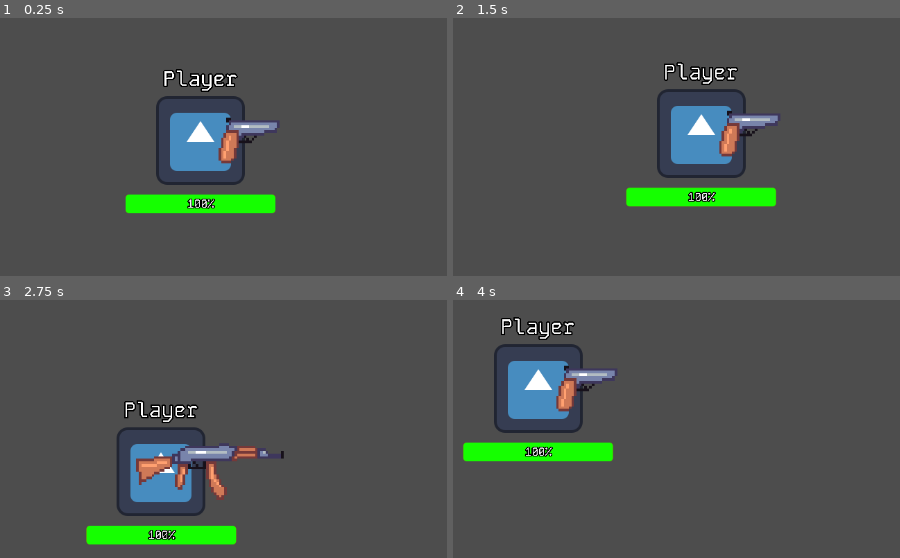
Above: before the commit, frames 1-4 (two rows, left to right).
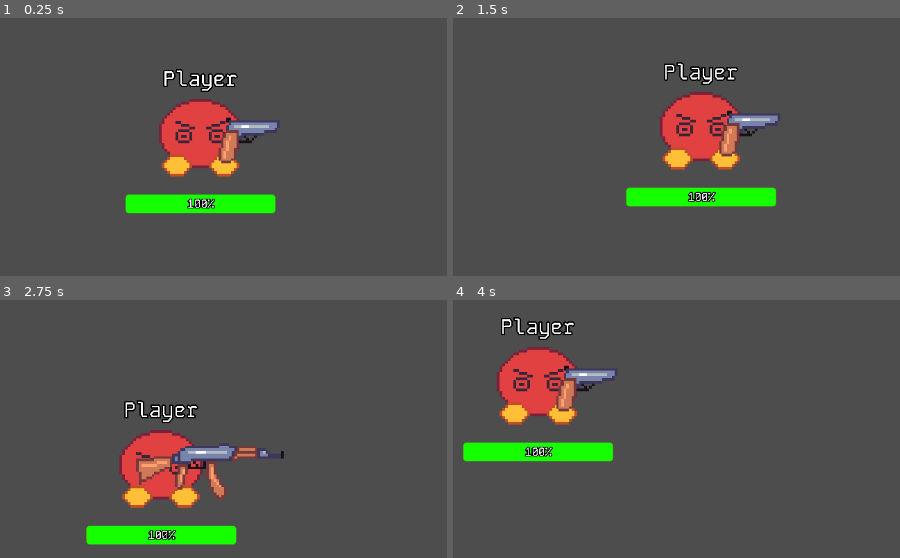
Above: after the commit, the same moments.

Repository: Shuflduf/MultiMurder
Game: Godot game, scene res://scenes/player.tscn
The game is run twice, just before and just after one commit, with the same random seed, the same clock (stepped at 60 frames per second) and the same inputs. This scene is started directly instead of the project's main scene. The engine's default icon, where the game draws it, is replaced by a stand-in: a white triangle on a blue panel in a dark square.
Inputs (mouse positions are in pixels of both pictures, inside the frame that each line leads up to):
- Up to frame 1 (0.25 s): no input
- Up to frame 2 (1.5 s): tap Enter at 0.5 s; move the mouse to (828, 118) at 0.52 s; press the mouse at (828, 118) at 0.53 s; hold D (right) 0.53-1.28 s; move the mouse to (493, 162) at 1.27 s; release the mouse at (493, 162) at 1.28 s; hold S (down) from 1.28 s (still down); tap 1 (switch_1) at 1.35 s
- Up to frame 3 (2.75 s): move the mouse to (281, 323) at 2.02 s; release S (down) at 2.03 s; hold D (right) from 2.03 s (still down); hold 2 (switch_2) from 2.03 s (still down)
- Up to frame 4 (4 s): move the mouse to (613, 511) at 2.77 s; release D (right) at 2.78 s; release 2 (switch_2) at 2.78 s; hold W (up) 2.78-3.53 s; click (613, 511) at 2.85 s; move the mouse to (891, 490) at 3.52 s; hold A (left) from 3.53 s (still down); hold 1 (switch_1) from 3.53 s (still down)

The runs differ from the first frame. In frame 1, 4.9% of the frame differs, in the area x 34-55%, y 30-65%; in frame 2, 4.8%; in frame 3, 4.3%; in frame 4, 4.8%.

Commit message:
avatar bases

Diff:
--- /dev/null
+++ b/scenes/avatar_base.tscn
@@ -0,0 +1,10 @@
+[gd_scene format=3 uid="uid://clu87500k60uq"]
+
+[node name="Body" type="Sprite2D"]
+scale = Vector2(4, 4)
+
+[node name="Face" type="Sprite2D" parent="."]
+
+[node name="FootLeft" type="Sprite2D" parent="."]
+
+[node name="FootRight" type="Sprite2D" parent="."]
--- /dev/null
+++ b/scenes/blue_avatar.tscn
@@ -0,0 +1,19 @@
+[gd_scene load_steps=6 format=3 uid="uid://dc0r73ngv2mq3"]
+
+[ext_resource type="PackedScene" uid="uid://clu87500k60uq" path="res://scenes/avatar_base.tscn" id="1_l01rw"]
+[ext_resource type="Texture2D" uid="uid://y2y4fu1f20x7" path="res://assets/sprites/player/blue/b_player_body.png" id="2_xpbub"]
+[ext_resource type="Texture2D" uid="uid://cxhjxv54wpdbx" path="res://assets/sprites/player/blue/b_player_face.png" id="3_343sf"]
+[ext_resource type="Texture2D" uid="uid://bxxf062j2enqu" path="res://assets/sprites/player/blue/b_player_foot_l.png" id="4_fvapd"]
+[ext_resource type="Texture2D" uid="uid://c3rvkuh47dnml" path="res://assets/sprites/player/blue/b_player_foot_r.png" id="5_2jtvv"]
+
+[node name="Blue" instance=ExtResource("1_l01rw")]
+texture = ExtResource("2_xpbub")
+
+[node name="Face" parent="." index="0"]
+texture = ExtResource("3_343sf")
+
+[node name="FootLeft" parent="." index="1"]
+texture = ExtResource("4_fvapd")
+
+[node name="FootRight" parent="." index="2"]
+texture = ExtResource("5_2jtvv")
--- a/scenes/player.tscn
+++ b/scenes/player.tscn
@@ -1,9 +1,9 @@
 [gd_scene load_steps=13 format=3 uid="uid://b3kndvg1opr6m"]
 
 [ext_resource type="Script" path="res://scripts/player.gd" id="1_2vvyq"]
-[ext_resource type="Texture2D" uid="uid://cepqbljkg6yn7" path="res://icon.svg" id="1_6em2n"]
 [ext_resource type="Script" path="res://scripts/move_c.gd" id="2_2ophi"]
 [ext_resource type="PackedScene" uid="uid://bj2ddbtirkem" path="res://scenes/guns/revolver.tscn" id="4_jhe37"]
+[ext_resource type="PackedScene" uid="uid://dtd46rnlr7en4" path="res://scenes/red_avatar.tscn" id="4_neo6e"]
 [ext_resource type="PackedScene" uid="uid://b4321xovw1xhi" path="res://scenes/guns/ak.tscn" id="5_f8kch"]
 [ext_resource type="PackedScene" uid="uid://bchpxrh8u3cih" path="res://scenes/hud.tscn" id="6_52mw6"]
 [ext_resource type="LabelSettings" uid="uid://qhfcbntgbe61" path="res://resources/heading3.tres" id="7_b2ah7"]
@@ -54,8 +54,7 @@
 [node name="MultiplayerSynchronizer" type="MultiplayerSynchronizer" parent="."]
 replication_config = SubResource("SceneReplicationConfig_kwgq4")
 
-[node name="Sprite2D" type="Sprite2D" parent="."]
-texture = ExtResource("1_6em2n")
+[node name="Red" parent="." instance=ExtResource("4_neo6e")]
 
 [node name="CollisionShape2D" type="CollisionShape2D" parent="."]
 shape = SubResource("RectangleShape2D_6dq78")
--- /dev/null
+++ b/scenes/red_avatar.tscn
@@ -0,0 +1,19 @@
+[gd_scene load_steps=6 format=3 uid="uid://dtd46rnlr7en4"]
+
+[ext_resource type="Texture2D" uid="uid://bwqf60ptl6mi8" path="res://assets/sprites/player/red/r_player_body.png" id="1_co0tc"]
+[ext_resource type="PackedScene" uid="uid://clu87500k60uq" path="res://scenes/avatar_base.tscn" id="1_hwv4w"]
+[ext_resource type="Texture2D" uid="uid://cxaklojw1exed" path="res://assets/sprites/player/red/r_player_face.png" id="3_w4rlk"]
+[ext_resource type="Texture2D" uid="uid://ch8gwjx36gvk0" path="res://assets/sprites/player/red/r_player_foot_l.png" id="4_1bsr0"]
+[ext_resource type="Texture2D" uid="uid://dgtwpn08vq6s5" path="res://assets/sprites/player/red/r_player_foot_r.png" id="5_d3gxv"]
+
+[node name="Red" instance=ExtResource("1_hwv4w")]
+texture = ExtResource("1_co0tc")
+
+[node name="Face" parent="." index="0"]
+texture = ExtResource("3_w4rlk")
+
+[node name="FootLeft" parent="." index="1"]
+texture = ExtResource("4_1bsr0")
+
+[node name="FootRight" parent="." index="2"]
+texture = ExtResource("5_d3gxv")
--- /dev/null
+++ b/scripts/avatar.gd
@@ -0,0 +1,11 @@
+extends Sprite2D
+
+
+# Called when the node enters the scene tree for the first time.
+func _ready() -> void:
+	pass # Replace with function body.
+
+
+# Called every frame. 'delta' is the elapsed time since the previous frame.
+func _process(delta: float) -> void:
+	pass
Binary file added: assets/sprites/player.aseprite
Binary file added: assets/sprites/player/blue/b_player_body.png
Not shown, added: assets/sprites/player/blue/b_player_body.png.import
Binary file added: assets/sprites/player/blue/b_player_face.png
Not shown, added: assets/sprites/player/blue/b_player_face.png.import
Binary file added: assets/sprites/player/blue/b_player_foot_l.png
Not shown, added: assets/sprites/player/blue/b_player_foot_l.png.import
Binary file added: assets/sprites/player/blue/b_player_foot_r.png
Not shown, added: assets/sprites/player/blue/b_player_foot_r.png.import
Binary file added: assets/sprites/player/red/r_player_body.png
Not shown, added: assets/sprites/player/red/r_player_body.png.import
Binary file added: assets/sprites/player/red/r_player_face.png
(and 5 more such lines)
